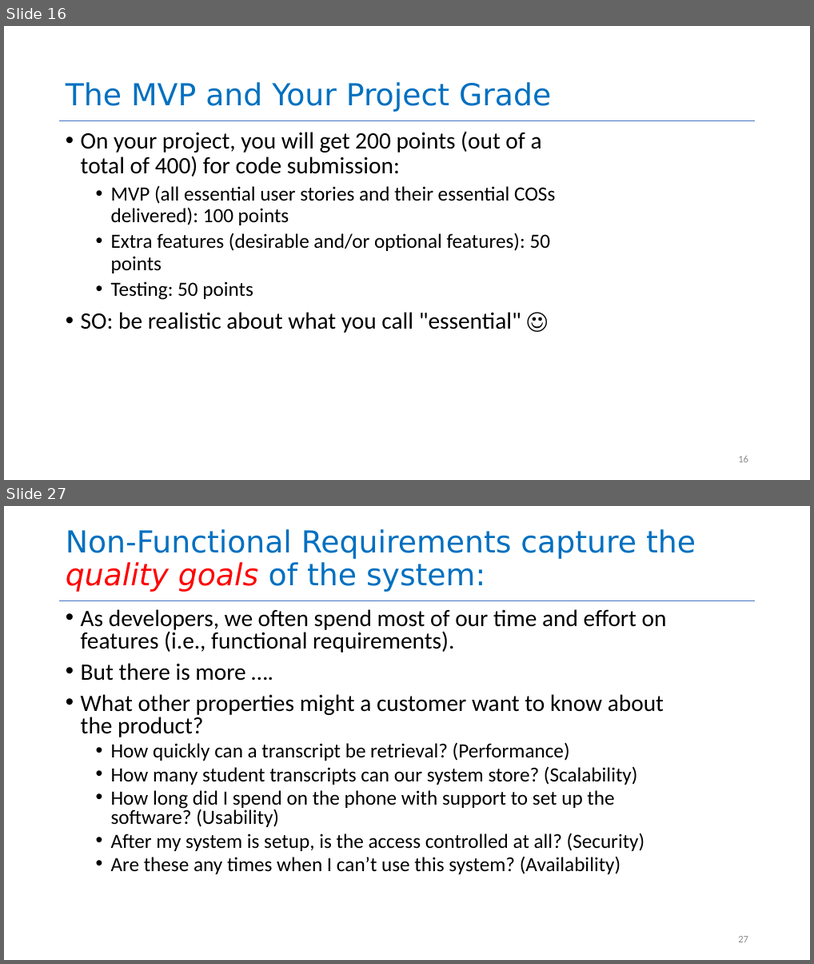
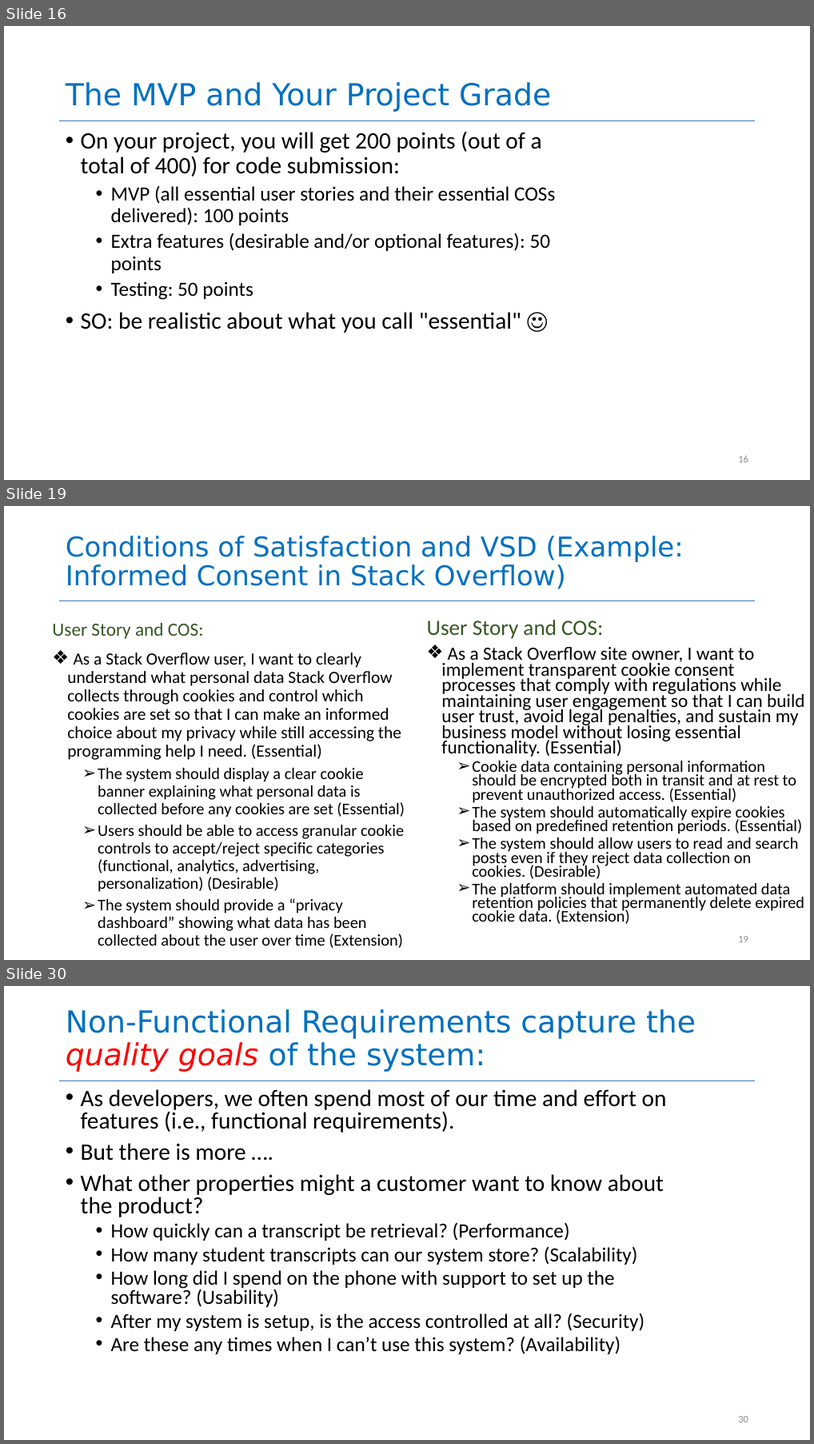
Before and after one commit to yashburshe/CS4530-Fall-2025, a slide deck: Slides/Module 01.2 Requirements Gathering.pptx. Shown one above the other, each under a label of ours: slides 16 and 27 before the commit, slides 16, 19 and 30 after it; the slides between them are not shown. The pictures are 814x964 and 814x1444 pixels, drawn with LibreOffice and Linux fonts; fonts in the diff are those of the drawing. Boxes give left, top, right and bottom in pixels: in the first picture for what was removed or moved away, otherwise in the second. Text is boxed around its words. In the diff, an @@ line names an element or a change of style, - is before the commit and + after.

```diff
--- a/Slides/Module 01.2 Requirements Gathering.pptx
+++ b/Slides/Module 01.2 Requirements Gathering.pptx
@@ slide 19 added at (x1=4, y1=506, x2=810, y2=960), background #FFFFFF; not listed: 1 template element that a slide beside it also shows @@
@@ title added at (x1=66, y1=536, x2=684, y2=589), 32.4 pt, text #0070C0 @@
+Conditions of Satisfaction and VSD (Example: Informed Consent in Stack Overflow)
@@ text added at (x1=52, y1=622, x2=405, y2=948), 19.4 pt, text #000000 @@
+User Story and COS:
+❖ As a Stack Overflow user, I want to clearly understand what personal data Stack Overflow collects through cookies and control which cookies are set so that I can make an informed choice about my privacy while still accessing the programming help I need. (Essential)
+  ➢ The system should display a clear cookie banner explaining what personal data is collected before any cookies are set (Essential)
+  ➢ Users should be able to access granular cookie controls to accept/reject specific categories (functional, analytics, advertising, personalization) (Desirable)
+  ➢ The system should provide a “privacy dashboard” showing what data has been collected about the user over time (Extension)
@@ text added at (x1=427, y1=620, x2=805, y2=924), 19.4 pt, text #000000 @@
+User Story and COS:
+❖ As a Stack Overflow site owner, I want to implement transparent cookie consent processes that comply with regulations while maintaining user engagement so that I can build user trust, avoid legal penalties, and sustain my business model without losing essential functionality. (Essential)
+  ➢ Cookie data containing personal information should be encrypted both in transit and at rest to prevent unauthorized access. (Essential)
+  ➢ The system should automatically expire cookies based on predefined retention periods. (Essential)
+  ➢ The system should allow users to read and search posts even if they reject data collection on cookies. (Desirable)
+  ➢ The platform should implement automated data retention policies that permanently delete expired cookie data. (Extension)
@@ page number added at (x1=738, y1=936, x2=749, y2=942), 12 pt, text #8C8C8C @@
+19
@@ what was slide 27 is now slide 30 @@
@@ page number at (x1=738, y1=1416, x2=749, y2=1422): text changed @@
-27
+30
```
Also in this commit, not shown: 11 slides changed, 2 other slides added, 2 other files.
